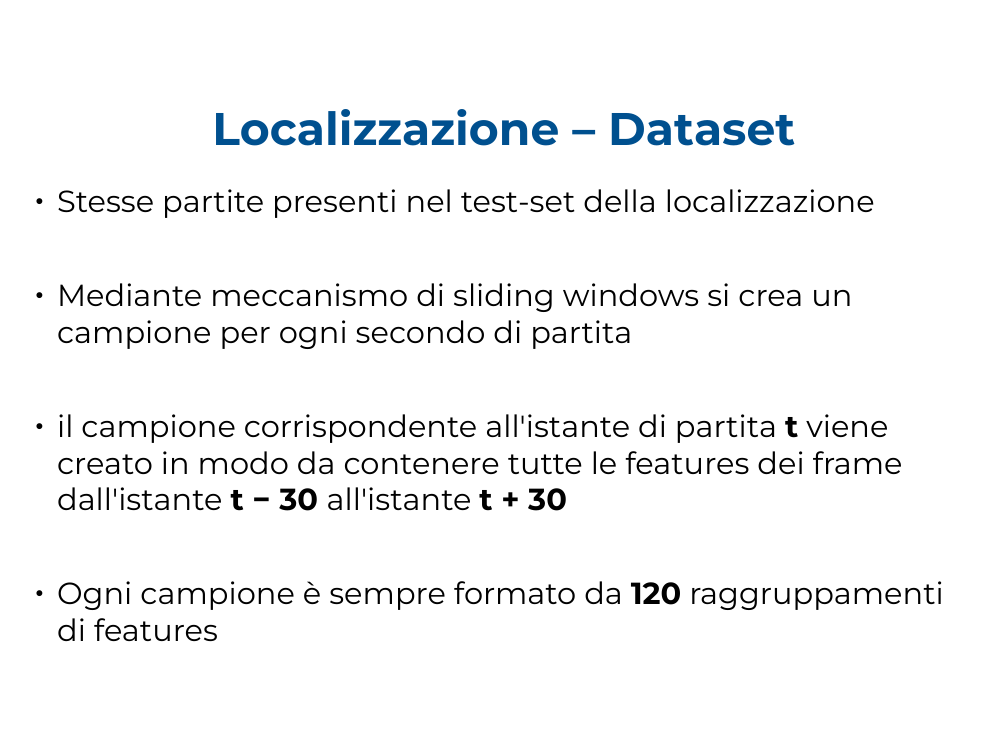
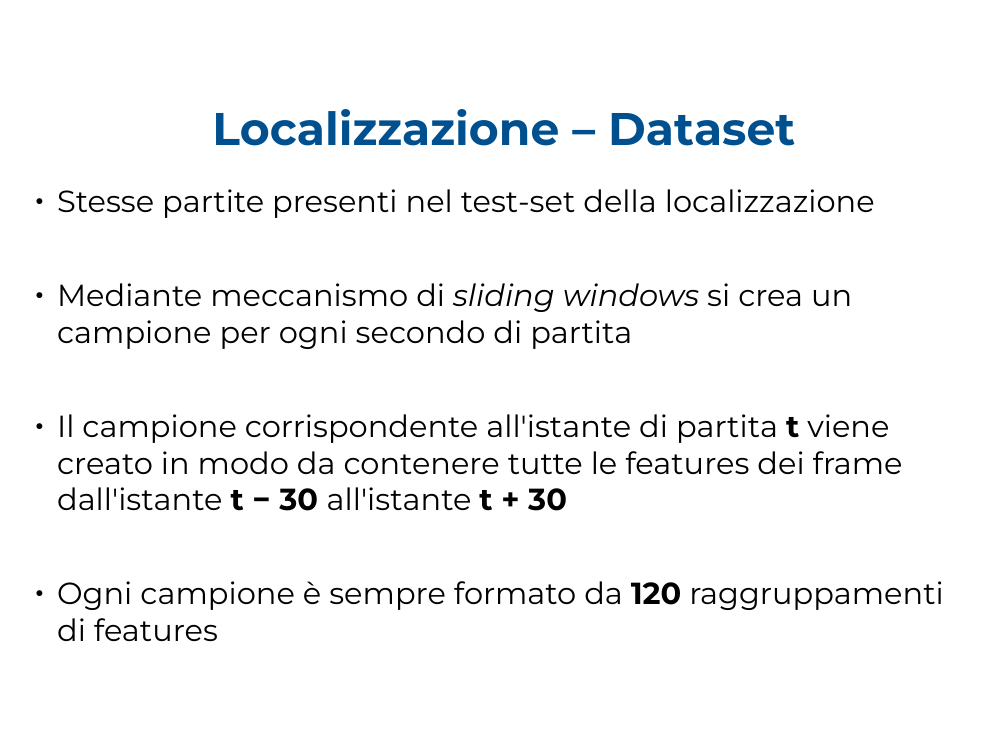
Before and after one commit to ABaldrati/Tesi, a slide deck: slide 12 of Presentazione ppt/Presnetazione_tesi.odp. Drawn at 1008x756 pixels with LibreOffice and Linux fonts; fonts in the diff are those of the drawing; background and template pictures are left out. Boxes give left, top, right and bottom in pixels: in the first picture for what was removed or moved away, otherwise in the second. Text is boxed around its words. In the diff, an @@ line names an element or a change of style, - is before the commit and + after.

Commit message:
feat(ppt): update ppt

```diff
--- a/Presentazione ppt/Presnetazione_tesi.odp
+++ b/Presentazione ppt/Presnetazione_tesi.odp
@@ text at [57, 283, 852, 349]: italic on in "sliding windows" @@
@@ text at [57, 414, 903, 511]: text changed @@
-● il campione corrispondente all'istante di partita t viene creato in modo da contenere tutte le features dei frame dall'istante t − 30 all'istante t + 30
+● Il campione corrispondente all'istante di partita t viene creato in modo da contenere tutte le features dei frame dall'istante t − 30 all'istante t + 30
```
Also in this commit, not shown: 15 other slides changed, 1 other file.
